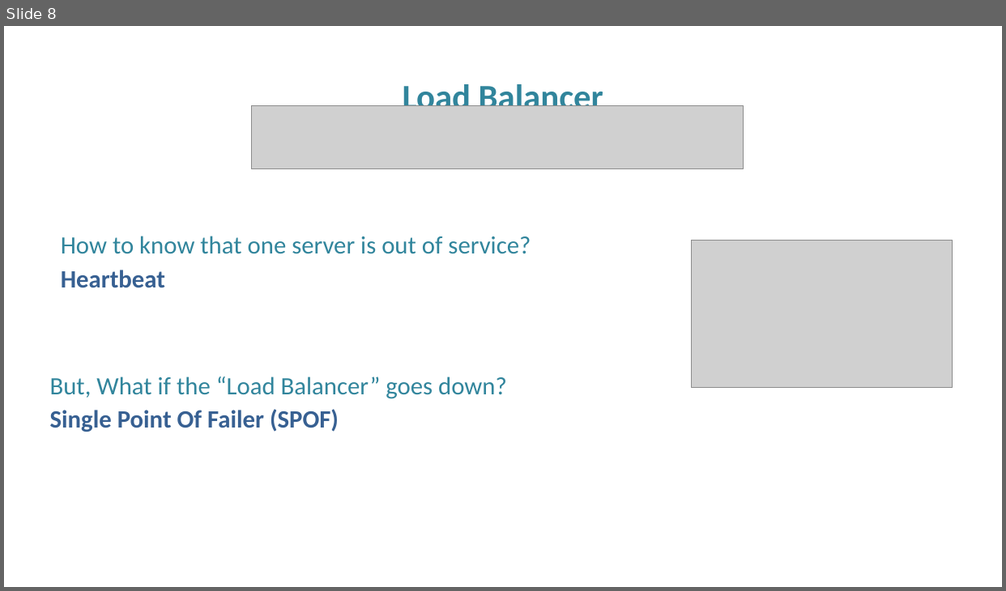
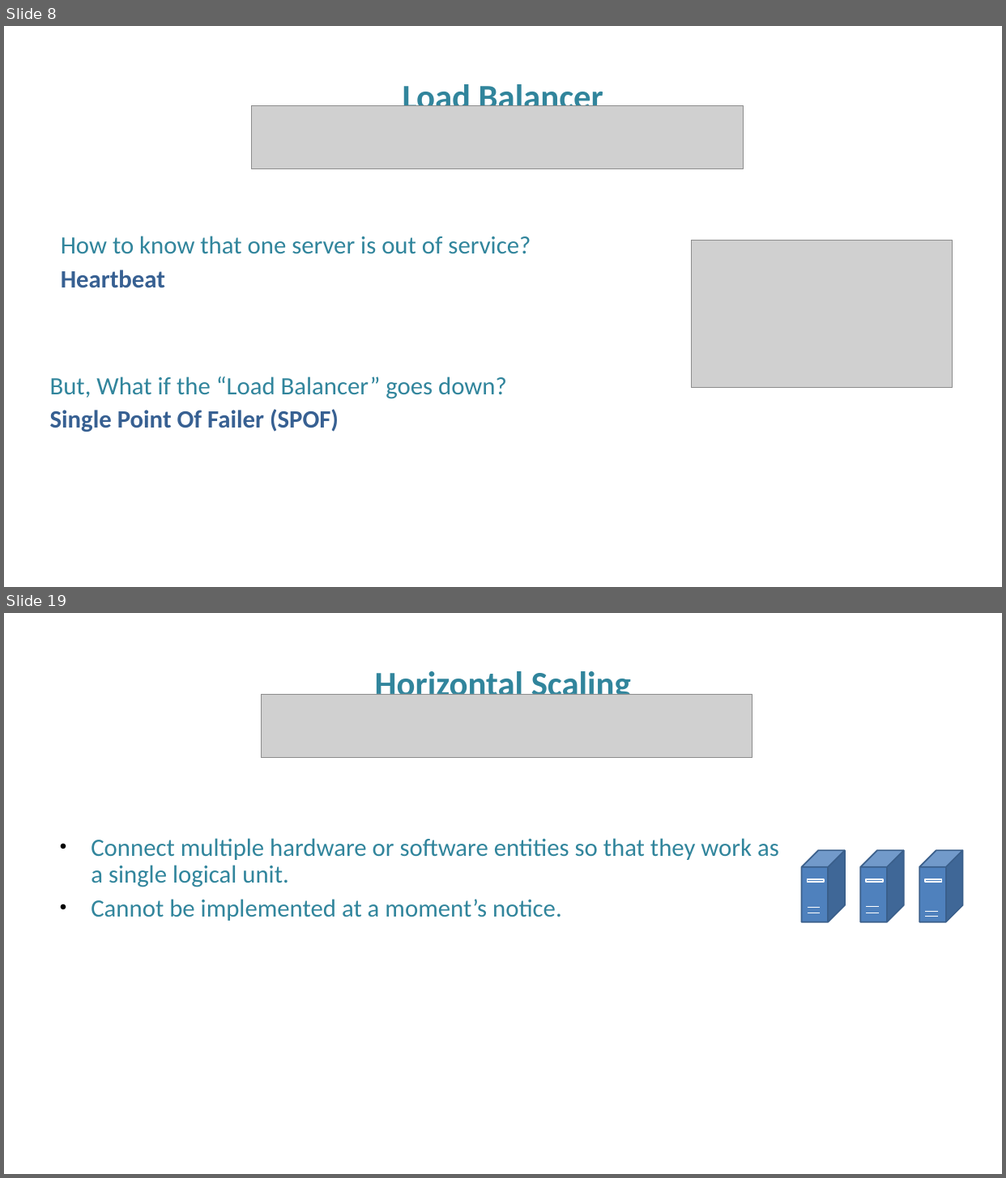
Before and after one commit to FITE-5thYear/InformationSystems, a slide deck: scaling in the cloud.pptx. Shown one above the other, each under a label of ours: slide 8 before the commit, slides 8 and 19 after it; the slides between them are not shown. The pictures are 1006x591 and 1006x1178 pixels, drawn with LibreOffice and Linux fonts; fonts in the diff are those of the drawing; grey boxes stand for pictures; background and template pictures are left out. Boxes give left, top, right and bottom in pixels: in the first picture for what was removed or moved away, otherwise in the second. Text is boxed around its words. In the diff, an @@ line names an element or a change of style, - is before the commit and + after.

```diff
--- a/scaling in the cloud.pptx
+++ b/scaling in the cloud.pptx
@@ slide 19 added at (4, 613, 1002, 1174), background picture (left out) @@
@@ text added at (375, 667, 631, 695), 50 pt, text #31859C, bold @@
+Horizontal Scaling
@@ picture added at (261, 694, 752, 758) @@
@@ text added at (91, 838, 779, 921), 36 pt, text #31859C @@
+• Connect multiple hardware or software entities so that they work as a single logical unit.
+• Cannot be implemented at a moment’s notice.
@@ cube added at (801, 850, 845, 922), fill #4F81BD, outline #3A5F8C 2 pt @@
@@ cube added at (861, 850, 904, 922), fill #4F81BD, outline #3A5F8C 2 pt @@
@@ cube added at (919, 850, 963, 922), fill #4F81BD, outline #3A5F8C 2 pt @@
@@ rectangle added at (808, 879, 824, 882), fill #4F81BD, outline #FFFFFF 2 pt @@
@@ rectangle added at (866, 879, 883, 882), fill #4F81BD, outline #FFFFFF 2 pt @@
@@ rectangle added at (925, 879, 941, 882), fill #4F81BD, outline #FFFFFF 2 pt @@
@@ line added from (808, 914) to (820, 914), #FFFFFF 0.75 pt @@
@@ line added from (808, 907) to (820, 907), #FFFFFF 0.75 pt @@
@@ line added from (866, 914) to (879, 914), #FFFFFF 0.75 pt @@
@@ line added from (866, 907) to (879, 907), #FFFFFF 0.75 pt @@
@@ line added from (925, 917) to (938, 917), #FFFFFF 0.75 pt @@
@@ line added from (925, 911) to (938, 911), #FFFFFF 0.75 pt @@
@@ line added from (932, 949) to (941, 950), #FFFFFF 0.75 pt @@
@@ line added from (933, 946) to (941, 948), #FFFFFF 0.75 pt @@
@@ line added from (937, 953) to (937, 953), #FFFFFF 0.75 pt @@
@@ line added from (937, 953) to (937, 953), #4B7EBC 0.75 pt @@
```
Also in this commit, not shown: 1 slide changed, 9 other slides added, 1 other file.
